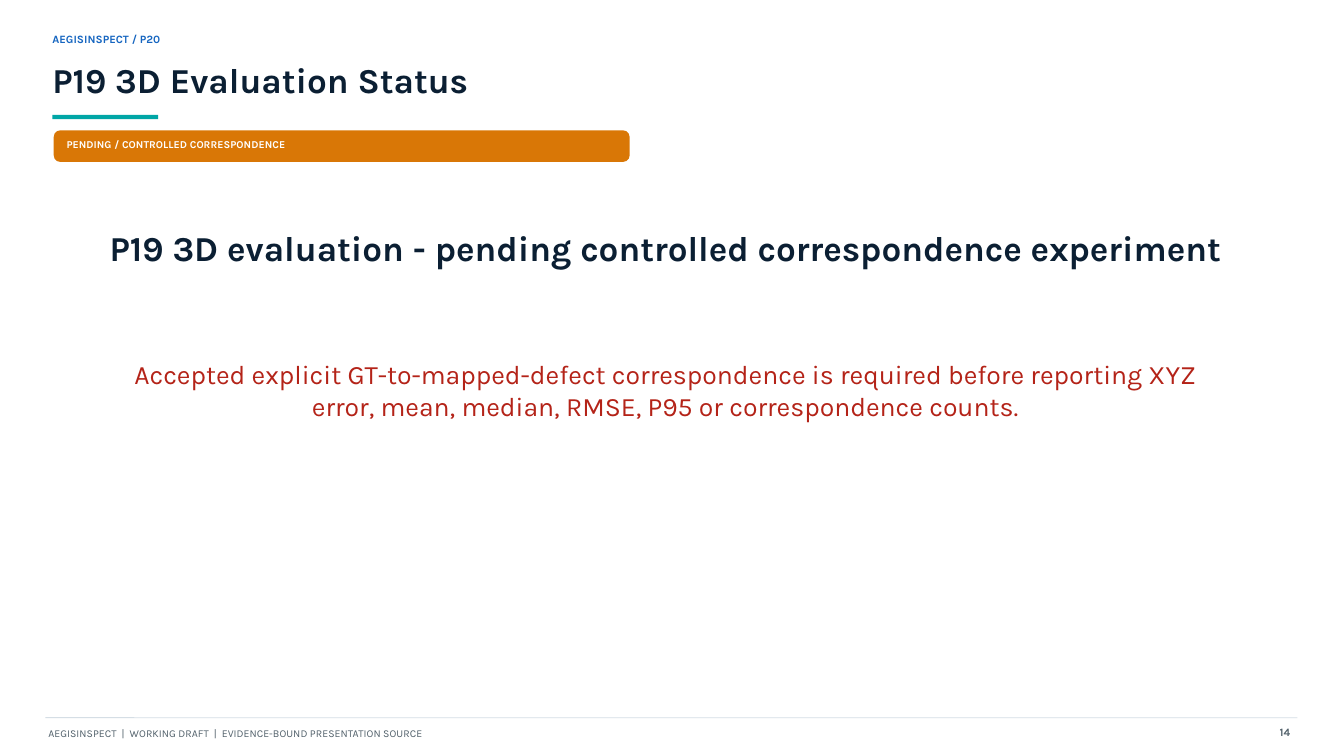
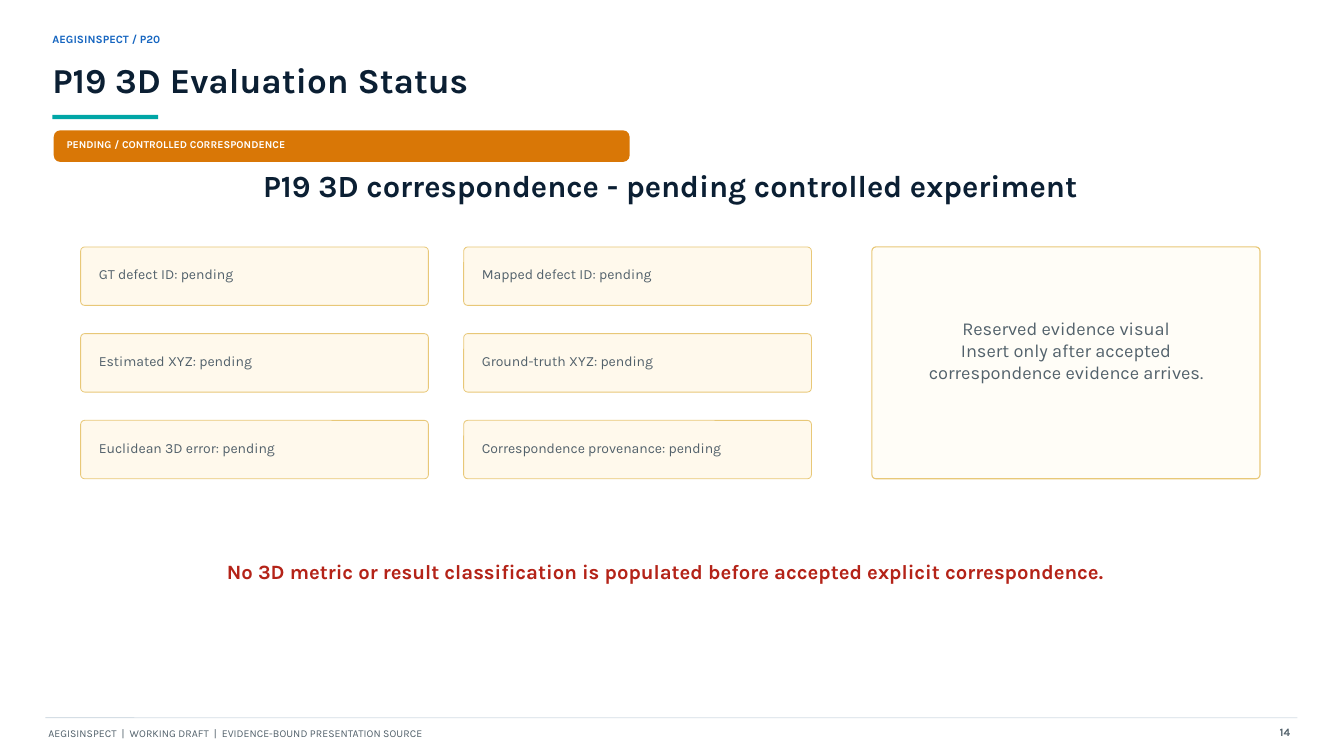
Before and after one commit to AritraAcherjee/autonomous-drone-infrastructure-inspection, a slide deck: slide 14 of outputs/presentation/AegisInspect_P20_working_draft.pptx. Drawn at 1344x756 pixels with LibreOffice and Linux fonts; fonts in the diff are those of the drawing. Boxes give left, top, right and bottom in pixels: in the first picture for what was removed or moved away, otherwise in the second. Text is boxed around its words. In the diff, an @@ line names an element or a change of style, - is before the commit and + after.

Commit message:
docs(p20): harden working deck for final evidence

```diff
--- a/outputs/presentation/AegisInspect_P20_working_draft.pptx
+++ b/outputs/presentation/AegisInspect_P20_working_draft.pptx
@@ text at box(263, 175, 1077, 204): text changed; size 25 to 22 pt @@
-P19 3D evaluation - pending controlled correspondence experiment
+P19 3D correspondence - pending controlled experiment
@@ rounded rectangle added at box(81, 247, 429, 306), fill #FFF9EC, outline #E8C878 0.6 pt @@
@@ text added at box(99, 269, 234, 283), 10 pt, text #52616B @@
+GT defect ID: pending
@@ rounded rectangle added at box(464, 247, 812, 306), fill #FFF9EC, outline #E8C878 0.6 pt @@
@@ text added at box(482, 269, 652, 283), 10 pt, text #52616B @@
+Mapped defect ID: pending
@@ rounded rectangle added at box(872, 247, 1260, 479), fill #FFFDF7, outline #E8C878 0.8 pt @@
@@ text added at box(929, 322, 1203, 384), 13 pt, text #52616B @@
+Reserved evidence visual
+Insert only after accepted correspondence evidence arrives.
@@ rounded rectangle added at box(81, 334, 429, 392), fill #FFF9EC, outline #E8C878 0.6 pt @@
@@ text added at box(99, 356, 252, 370), 10 pt, text #52616B @@
+Estimated XYZ: pending
@@ rounded rectangle added at box(464, 334, 812, 392), fill #FFF9EC, outline #E8C878 0.6 pt @@
@@ text added at box(482, 356, 654, 370), 10 pt, text #52616B @@
+Ground-truth XYZ: pending
@@ text removed at box(134, 365, 1195, 423) @@
-Accepted explicit GT-to-mapped-defect correspondence is required before reporting XYZ error, mean, median, RMSE, P95 or correspondence counts.
@@ rounded rectangle added at box(81, 420, 429, 479), fill #FFF9EC, outline #E8C878 0.6 pt @@
@@ text added at box(99, 443, 275, 457), 10 pt, text #52616B @@
+Euclidean 3D error: pending
@@ rounded rectangle added at box(464, 420, 812, 479), fill #FFF9EC, outline #E8C878 0.6 pt @@
@@ text added at box(482, 443, 722, 457), 10 pt, text #52616B @@
+Correspondence provenance: pending
@@ text added at box(227, 564, 1103, 584), 14.5 pt, text #B42318, bold @@
+No 3D metric or result classification is populated before accepted explicit correspondence.
```
Also in this commit, not shown: 5 other slides changed, 3 other files.
